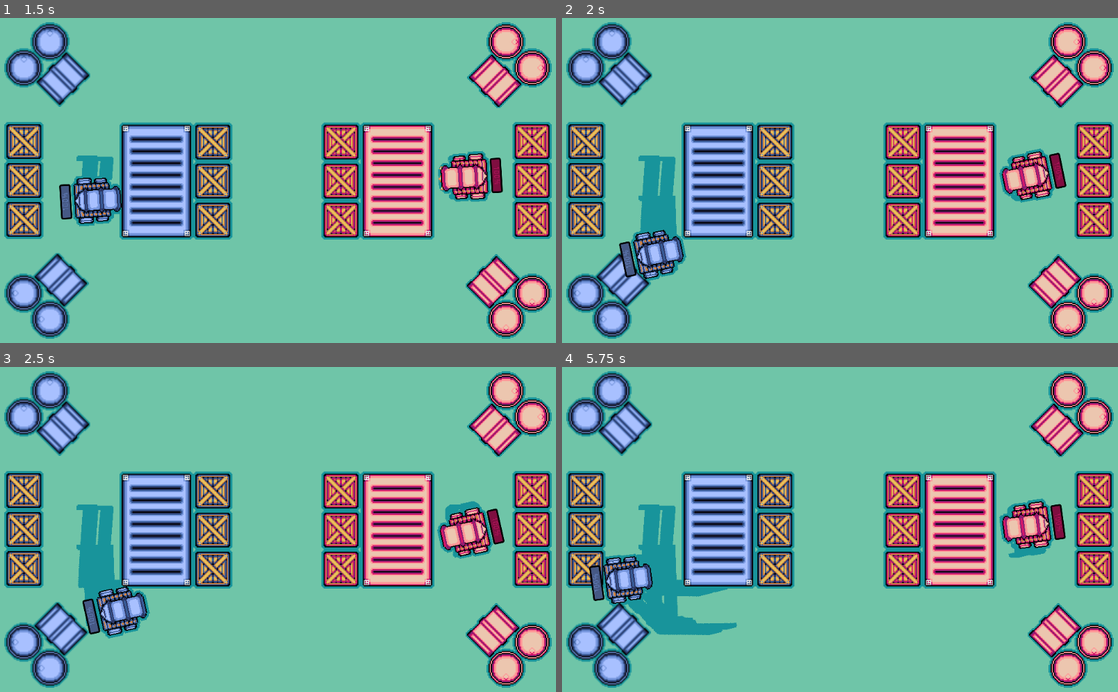
Above: before the commit, frames 1-4 (two rows, left to right).
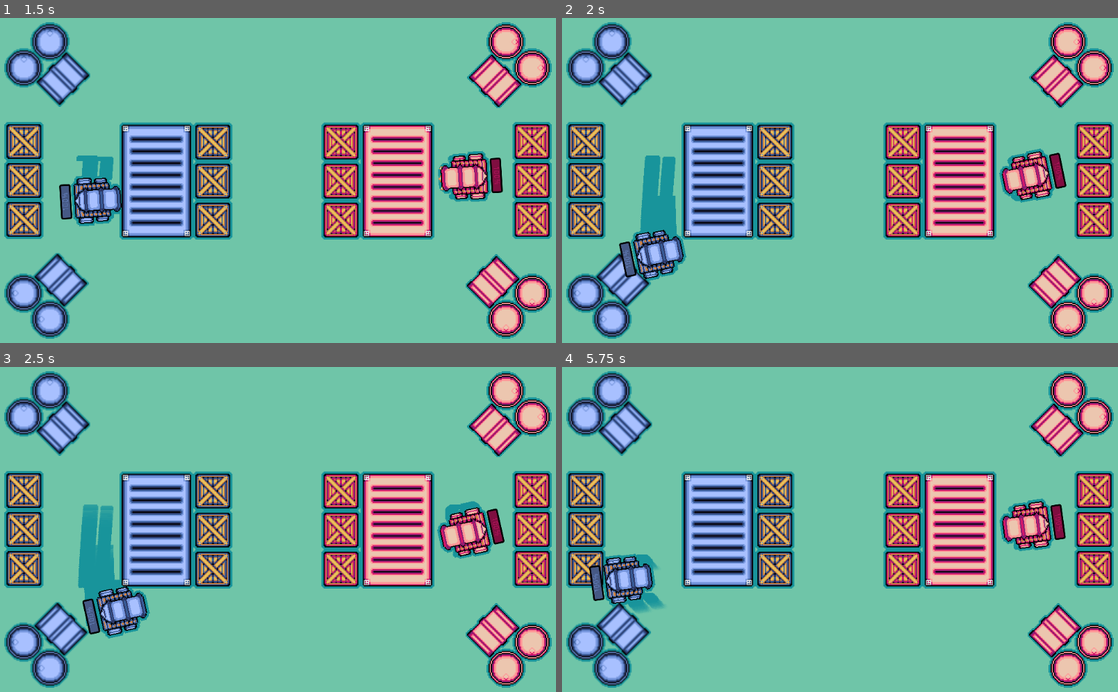
Above: after the commit, the same moments.

Repository: abelarduu/Mini-Cannon-Carts
Game: Godot game, scene res://scenes/Main_scene.tscn
Two runs of this game, one before a commit and one after it. Both use one fixed random seed, a clock stepped at 60 frames per second and the inputs below.
Inputs:
- Up to frame 1 (1.5 s): tap Enter at 0.5 s; hold D (P1_right) 0.53-1.28 s; tap E (P1_attack) at 0.6 s; tap Space at 1.25 s; hold S (P1_down) from 1.28 s (still down); tap Keypad 0 (P2_attack) at 1.35 s
- Up to frame 2 (2 s): keep holding S (P1_down)
- Up to frame 3 (2.5 s): release S (P1_down) at 2.03 s; hold D (P1_right) from 2.03 s (still down); tap Down (P2_down) at 2.1 s
- Up to frame 4 (5.75 s): release D (P1_right) at 2.78 s; hold W (P1_up) 2.78-3.53 s; tap one key every 0.75 s from 2.85 s: Left (P2_left) Right (P2_right) Up (P2_up) E (P1_attack); hold A (P1_left) 3.53-5.03 s; hold S (P1_down) from 5.03 s (still down)

Frame 1 is identical in both runs. In frame 2, less than 0.1% of the frame differs, in the area x 13-19%, y 42-57%; in frame 3, less than 0.1%; in frame 4, 2.7%, in the area x 12-88%, y 42-83%.

Commit message:
add transparência nos rastros da roda

Diff:
--- a/scenes/wheel_track.tscn
+++ b/scenes/wheel_track.tscn
@@ -1,8 +1,10 @@
-[gd_scene load_steps=2 format=2]
+[gd_scene load_steps=3 format=2]
 
 [ext_resource path="res://assets/sprites/cannon_carts_animate.png" type="Texture" id=1]
+[ext_resource path="res://scripts/wheel_track.gd" type="Script" id=2]
 
 [node name="wheel_track" type="Node2D"]
+script = ExtResource( 2 )
 
 [node name="Sprite" type="Sprite" parent="."]
 rotation = -1.5708
@@ -10,3 +12,8 @@
 texture = ExtResource( 1 )
 region_enabled = true
 region_rect = Rect2( 50, 154, 42, 28 )
+
+[node name="Timer_queue" type="Timer" parent="."]
+autostart = true
+
+[connection signal="timeout" from="Timer_queue" to="." method="_on_Timer_queue_timeout"]
--- a/scripts/Cannon_Cart.gd
+++ b/scripts/Cannon_Cart.gd
@@ -5,7 +5,7 @@
 var life= 100
 var speed= 200
 var BOMBS_GROUP= "Bomb-" + str(self)
-
+var travel= 0
 #Assets
 onready var pre_bomb= preload("res://scenes/Bomb.tscn")
 onready var pre_track= preload("res://scenes/wheel_track.tscn")
@@ -46,11 +46,13 @@
 			$lifeBar.value= life
 			look_at(get_parent().player2_position if index == 0 else get_parent().player1_position)
 			mov= move_and_slide(mov * speed)
+			travel+= mov.length()
 
 func spawn_bomb():
 	var bomb= pre_bomb.instance()
 	bomb.add_to_group(BOMBS_GROUP)
 	bomb.index= index
+	bomb.z_index= z_index -1
 	bomb.position= $spawn_bomb_point.global_position
 	bomb.mov= Vector2(cos(rotation), sin(rotation)).normalized()
 	$"../".add_child(bomb)
@@ -68,4 +70,5 @@
 	var track= pre_track.instance()
 	track.position+= position
 	track.rotation= rotation
+	track.z_index= z_index -1
 	$"../".add_child(track)
--- /dev/null
+++ b/scripts/wheel_track.gd
@@ -0,0 +1,12 @@
+extends Node2D
+
+func _on_Timer_queue_timeout():
+	modulate_transparency()
+	yield(get_tree().create_timer(0.3), "timeout")
+	queue_free()
+
+func modulate_transparency():
+	var tween = Tween.new()
+	tween.interpolate_property($Sprite, "modulate:a", 1.0, 0.0, 0.3)
+	add_child(tween)
+	tween.start()
Not shown, changed: img/Gameplay.gif
